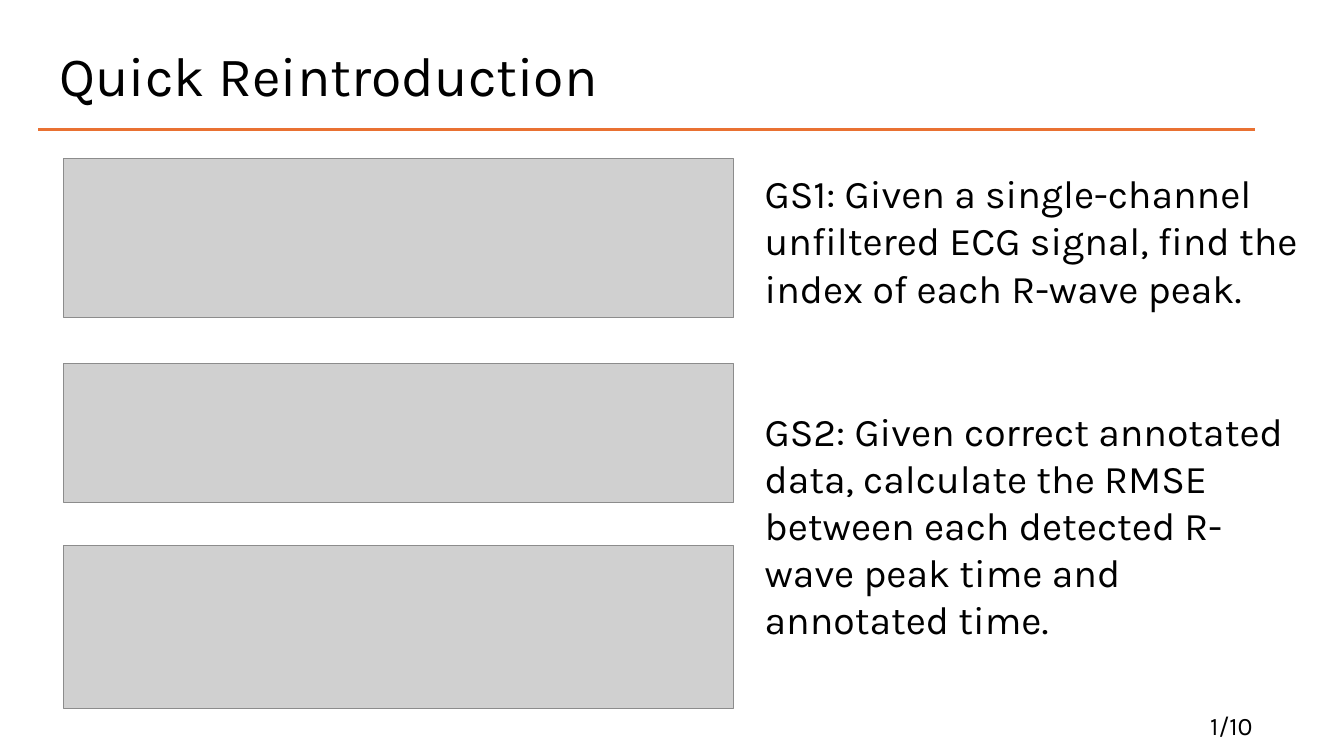
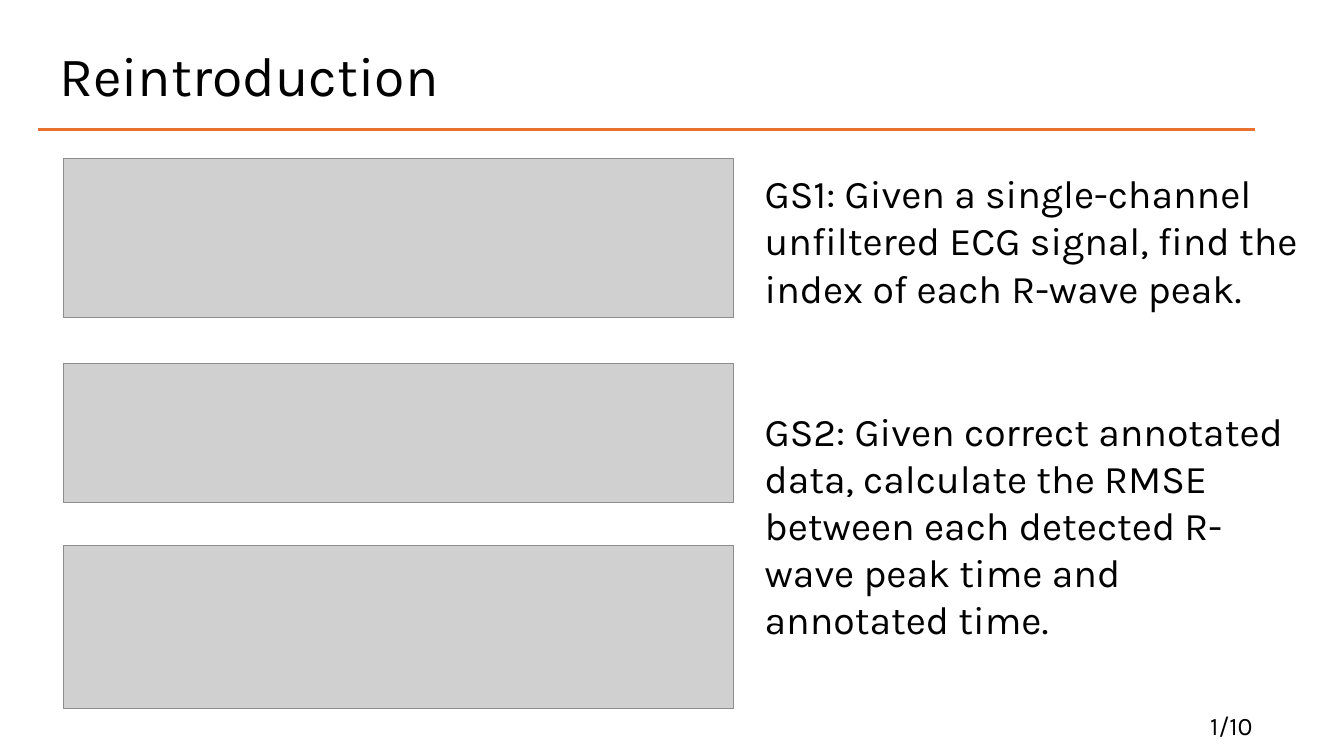
Before and after one commit to Lychee-acaca/CAS741, a slide deck: slide 2 of docs/Presentation/VnV.pptx. Drawn at 1344x756 pixels with LibreOffice and Linux fonts; fonts in the diff are those of the drawing; grey boxes stand for pictures. Boxes give left, top, right and bottom in pixels: in the first picture for what was removed or moved away, otherwise in the second. Text is boxed around its words. In the diff, an @@ line names an element or a change of style, - is before the commit and + after.

```diff
--- a/docs/Presentation/VnV.pptx
+++ b/docs/Presentation/VnV.pptx
@@ title at (59, 58, 438, 97): text changed @@
-Quick Reintroduction
+Reintroduction
```
Also in this commit, not shown: 8 slides added.
